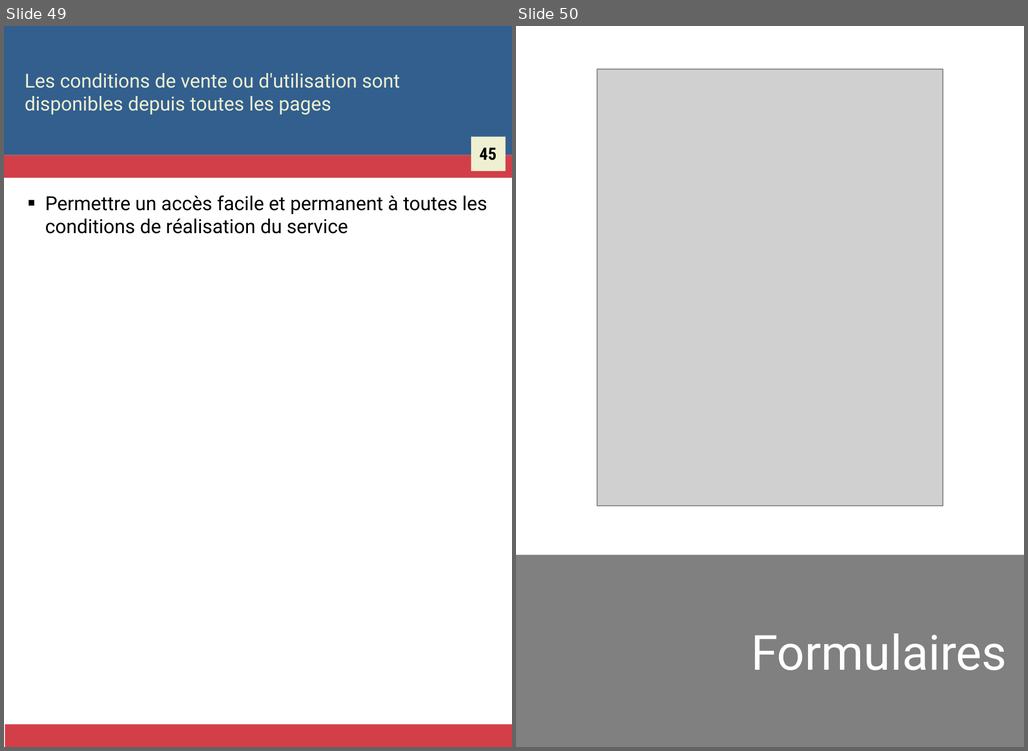
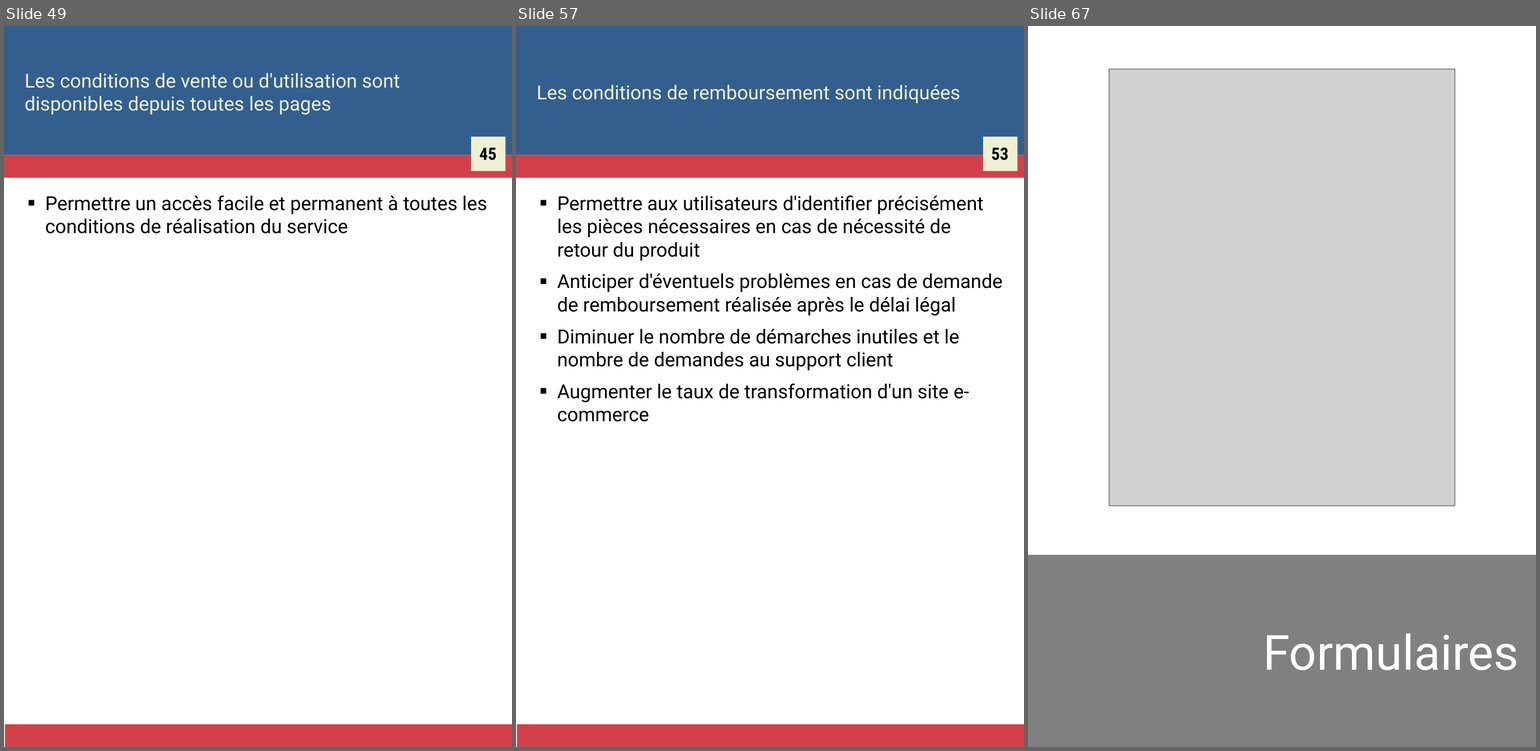
Before and after one commit to Zigazou/bonnes-pratiques-illustrees, a slide deck: bonnes-pratiques.odp. Shown side by side, each under a label of ours: slides 49 and 50 before the commit, slides 49, 57 and 67 after it; the slides between them are not shown. The pictures are 1028x751 and 1540x751 pixels, drawn with LibreOffice and Linux fonts; fonts in the diff are those of the drawing; grey boxes stand for pictures. Boxes give left, top, right and bottom in pixels: in the first picture for what was removed or moved away, otherwise in the second. Text is boxed around its words. In the diff, an @@ line names an element or a change of style, - is before the commit and + after.

```diff
--- a/bonnes-pratiques.odp
+++ b/bonnes-pratiques.odp
@@ slide 57 added at [516, 26, 1024, 747], background #FFFFFF; not listed: 4 template elements that a slide beside it also shows @@
@@ title added at [537, 85, 961, 103], 16 pt, text #EFF0D1 @@
+Les conditions de remboursement sont indiquées
@@ text added at [992, 148, 1009, 160], 14 pt, text #000000, bold @@
+53
@@ text added at [557, 195, 1003, 422], 16 pt, text #000000 @@
+■ Permettre aux utilisateurs d'identifier précisément les pièces nécessaires en cas de nécessité de retour du produit
+■ Anticiper d'éventuels problèmes en cas de demande de remboursement réalisée après le délai légal
+■ Diminuer le nombre de démarches inutiles et le nombre de demandes au support client
+■ Augmenter le taux de transformation d'un site e-commerce
@@ what was slide 50 is now slide 67 @@
```
Also in this commit, not shown: 16 other slides added, 1 other file.
